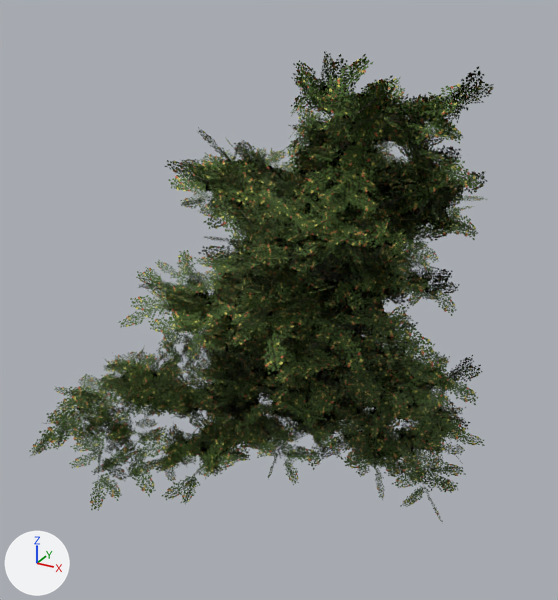
The glTF model godot/assets/models/apple_leaf.glb as it was, and as the next commit left it.
Before and after are seen from a 50 mm lens placed at (6.21, -12.13, 10.49), pointed at (-0.46, 0.0, 4.43). Arrows for +X, +Y and +Z are at lower left; the lights stay in place. The first picture is the older version.

Script lines for the objects in view, before the commit:
```python
me_apple_a_l = bpy.data.meshes.new('apple_a_l')
me_apple_a_l.from_pydata(...)  # 7680 vertices, 3840 faces; spans x -2.74..3.54, y -3.29..2.82, z 0.73..7.86
me_apple_a_l.materials.append(mat_apple_twig)
me_apple_b_l = bpy.data.meshes.new('apple_b_l')
me_apple_b_l.from_pydata(...)  # 4856 vertices, 2428 faces; spans x -2.44..2.82, y -3.1..2.7, z 0.67..6.57
me_apple_b_l.materials.append(mat_apple_twig)
me_apple_c_l = bpy.data.meshes.new('apple_c_l')
me_apple_c_l.from_pydata(...)  # 10048 vertices, 5024 faces; spans x -4.55..3.82, y -4.0..4.77, z 1.01..9.29
me_apple_c_l.materials.append(mat_apple_twig)
ob_apple_a = bpy.data.objects.new('apple_a', me_apple_a_l)
ob_apple_a.location = (0.0, 0.0, 0.0)
ob_apple_b = bpy.data.objects.new('apple_b', me_apple_b_l)
ob_apple_b.location = (0.0, 0.0, 0.0)
ob_apple_c = bpy.data.objects.new('apple_c', me_apple_c_l)
ob_apple_c.location = (0.0, 0.0, 0.0)
```
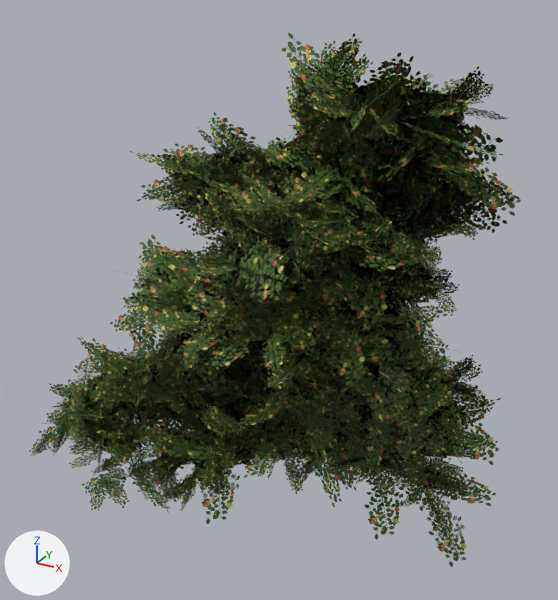
What differs and where, as boxes (x1, y1, x2, y2) in the pictures (558 x 600 px):
'apple_c_l2', added (green): after (67, 33, 521, 524)
'apple_c_l1', added: after (49, 33, 498, 508)
'apple_a_l2', added: after (103, 143, 496, 567)
'apple_a_l1', added: after (110, 148, 480, 541)
'apple_b_l2', added (mostly hidden): after (132, 235, 478, 501)
'apple_b_l1', added: after (138, 244, 450, 511)

What the commit changed:
Mesh me_apple_c_l2_l is new.
It has 2048 vertices, 1024 faces and spans x -4.88..4.31, y -3.98..4.76, z 0.75..9.69.
It uses material mat_apple_twig.
Mesh me_apple_c_l1_l is new.
It has 4976 vertices, 2488 faces and spans x -4.52..4.08, y -4.14..4.42, z 1.17..9.55.
It uses material mat_apple_twig.
Mesh me_apple_b_l2_l is new.
It has 984 vertices, 492 faces and spans x -3.43..3.18, y -3.23..2.57, z 0.04..7.25.
It uses material mat_apple_twig.
Mesh me_apple_b_l1_l is new.
It has 2384 vertices, 1192 faces and spans x -2.97..2.86, y -3.3..2.84, z 0.79..6.87.
It uses material mat_apple_twig.
Mesh me_apple_a_l2_l is new.
It has 1584 vertices, 792 faces and spans x -3.4..4.28, y -3.96..3.45, z 0.19..7.88.
It uses material mat_apple_twig.
Mesh me_apple_a_l1_l is new.
It has 3976 vertices, 1988 faces and spans x -2.82..3.8, y -3.53..3.03, z 0.67..7.69.
It uses material mat_apple_twig.
Object 'apple_c_l2' (ob_apple_c_l2) is new; it shows me_apple_c_l2_l.
Its location is (0.0, 0.0, 0.0).
Object 'apple_c_l1' (ob_apple_c_l1) is new; it shows me_apple_c_l1_l.
Its location is (0.0, 0.0, 0.0).
Object 'apple_b_l2' (ob_apple_b_l2) is new; it shows me_apple_b_l2_l.
Its location is (0.0, 0.0, 0.0).
Object 'apple_b_l1' (ob_apple_b_l1) is new; it shows me_apple_b_l1_l.
Its location is (0.0, 0.0, 0.0).
Object 'apple_a_l2' (ob_apple_a_l2) is new; it shows me_apple_a_l2_l.
Its location is (0.0, 0.0, 0.0).
Object 'apple_a_l1' (ob_apple_a_l1) is new; it shows me_apple_a_l1_l.
Its location is (0.0, 0.0, 0.0).
